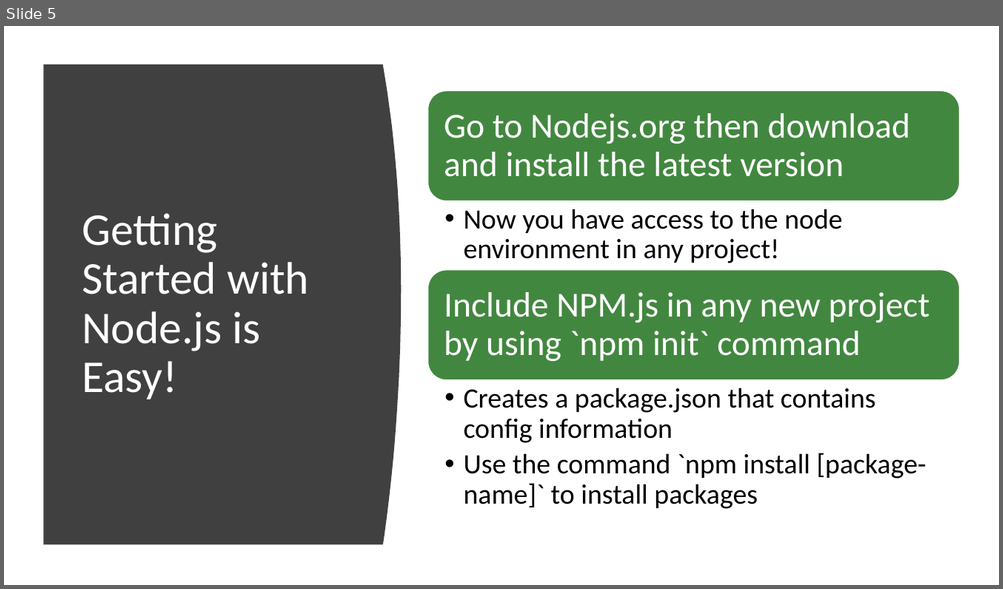
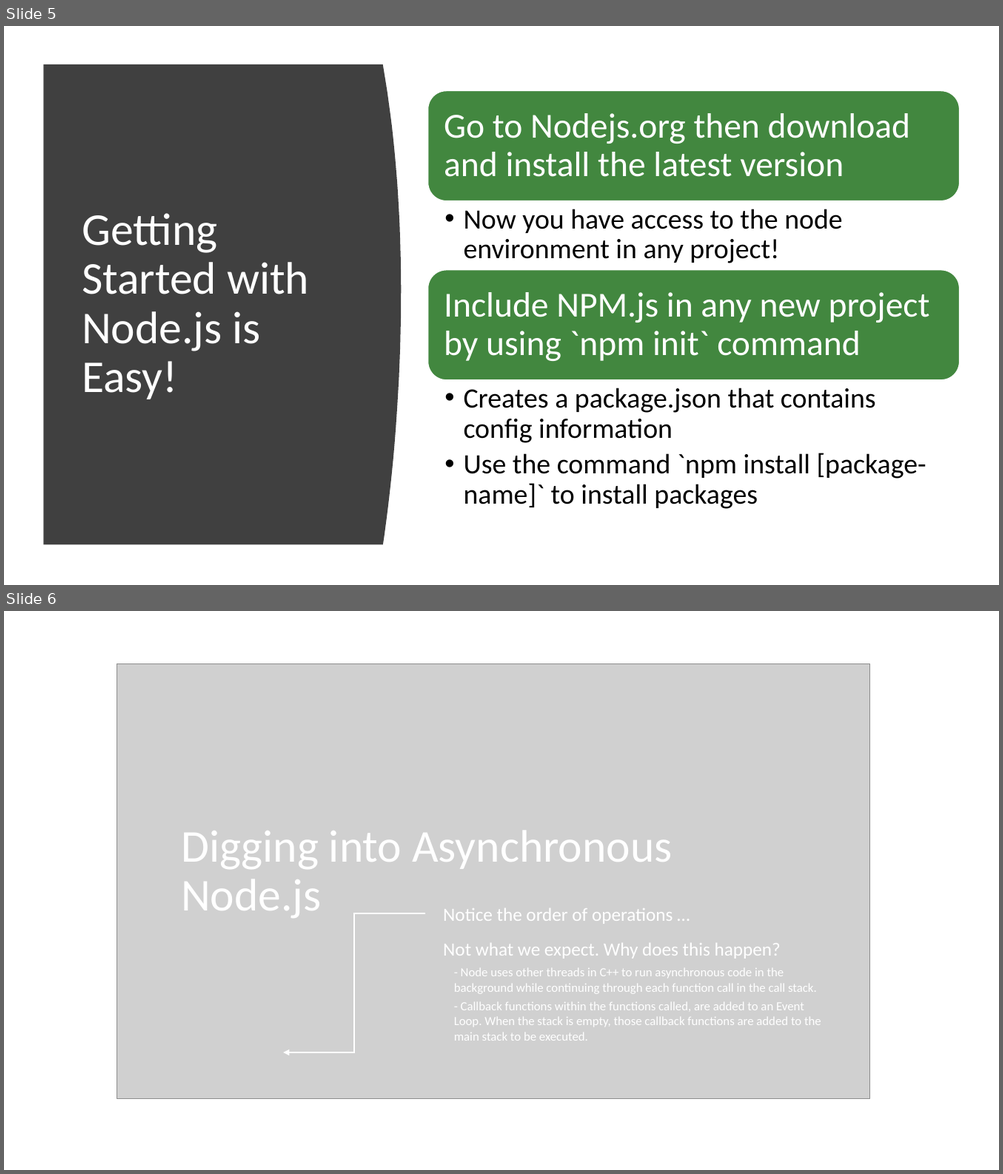
Before and after one commit to ctrachte/Node.js-Tutorial, a slide deck: Node.Js Development.pptx. Shown one above the other, each under a label of ours: slide 5 before the commit, slides 5 and 6 after it. The pictures are 1003x589 and 1003x1174 pixels, drawn with LibreOffice and Linux fonts; fonts in the diff are those of the drawing; grey boxes stand for pictures. Boxes give left, top, right and bottom in pixels: in the first picture for what was removed or moved away, otherwise in the second. Text is boxed around its words. In the diff, an @@ line names an element or a change of style, - is before the commit and + after.

Commit message:
update ppt to include asynchronous example

```diff
--- a/Node.Js Development.pptx
+++ b/Node.Js Development.pptx
@@ slide 6 added at (4,611,999,1170), background #FFFFFF @@
@@ picture added at (116,664,871,1099) @@
@@ title added at (181,831,671,918), 44 pt, text #FFFFFF @@
+Digging into Asynchronous Node.js
@@ elbow arrow added from (426, 914) to (283, 1053), #FFFFFF 1.5 pt @@
@@ text added at (443,908,673,924), 18 pt, text #FFFFFF @@
+Notice the order of operations …
@@ text added at (443,943,780,959), 18 pt, text #FFFFFF @@
+Not what we expect. Why does this happen?
@@ text added at (454,968,817,994), 12 pt, text #FFFFFF @@
+- Node uses other threads in C++ to run asynchronous code in the background while continuing through each function call in the call stack.
@@ text added at (454,1002,821,1041), 12 pt, text #FFFFFF @@
+- Callback functions within the functions called, are added to an Event Loop. When the stack is empty, those callback functions are added to the main stack to be executed.
```
